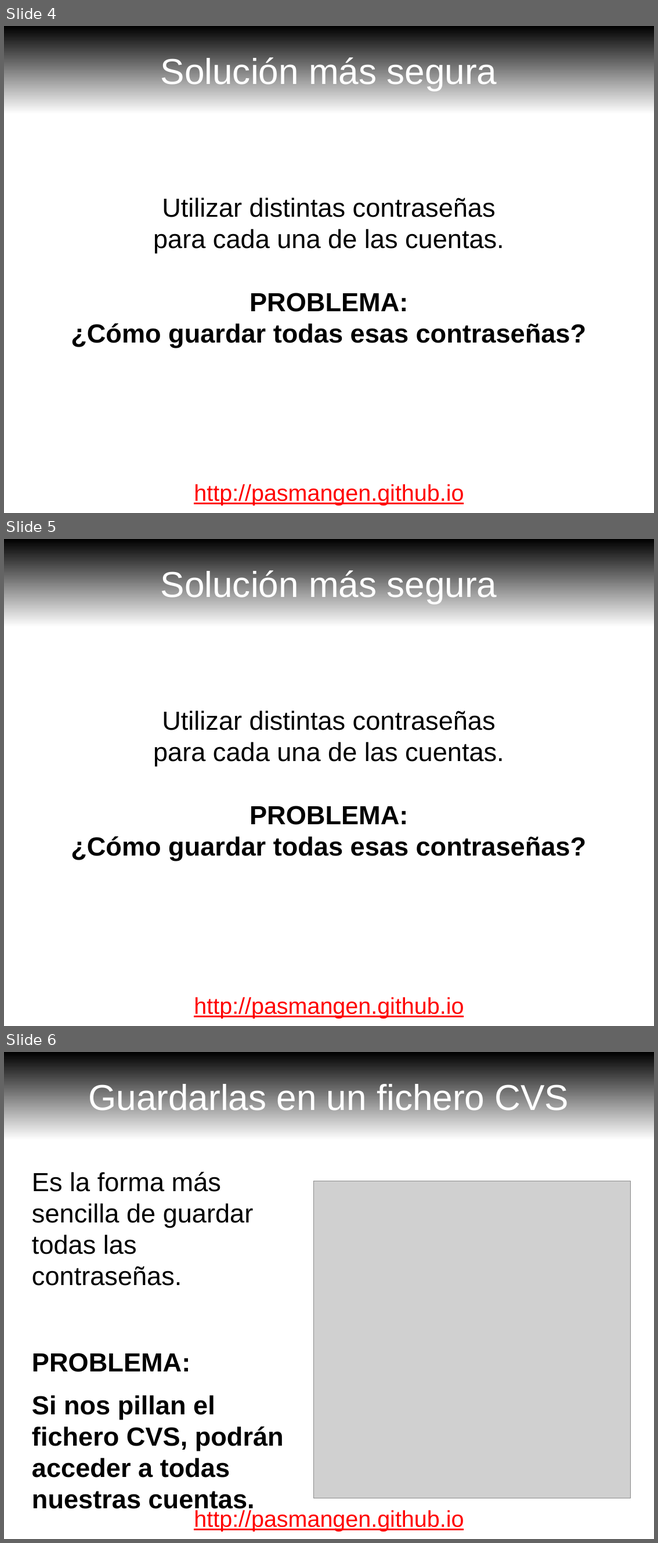
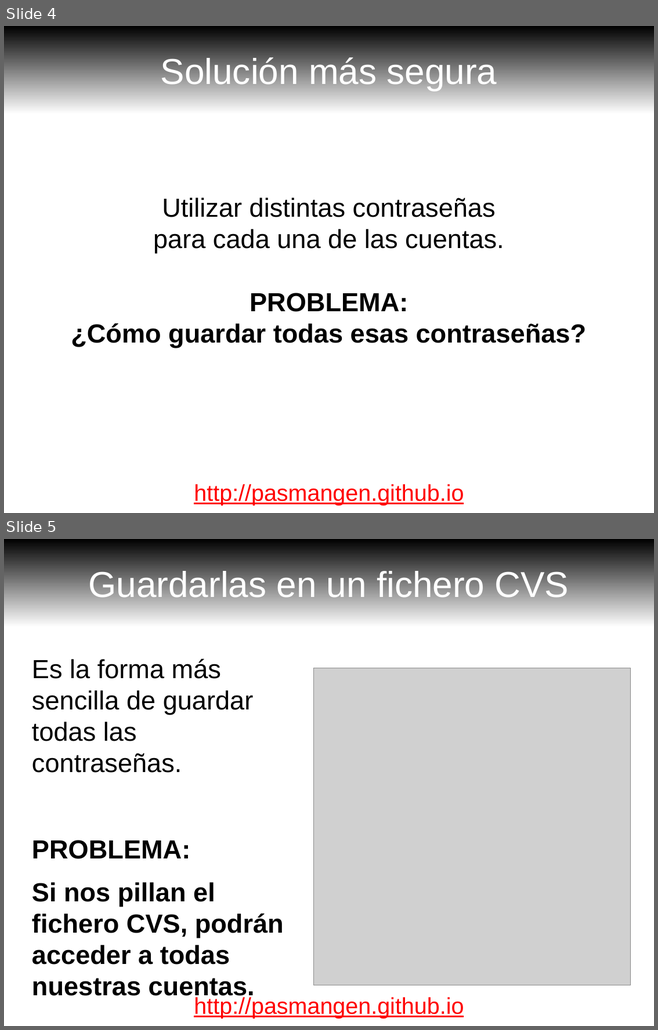
Before and after one commit to pasmangen/pasmangen.github.io, a slide deck: slides/pmg-password-manager-generator-es.odp. Shown one above the other, each under a label of ours: slides 4, 5 and 6 before the commit, slides 4 and 5 after it. The pictures are 658x1543 and 658x1030 pixels, drawn with LibreOffice and Linux fonts; fonts in the diff are those of the drawing; grey boxes stand for pictures. Boxes give left, top, right and bottom in pixels: in the first picture for what was removed or moved away, otherwise in the second. Text is boxed around its words. In the diff, an @@ line names an element or a change of style, - is before the commit and + after.

Commit message:
update slides

```diff
--- a/slides/pmg-password-manager-generator-es.odp
+++ b/slides/pmg-password-manager-generator-es.odp
@@ slide 5 removed at bbox=[4, 539, 654, 1026], background #FFFFFF @@
@@ title removed at bbox=[161, 569, 496, 604] @@
-Solución más segura
@@ subtitle removed at bbox=[71, 711, 586, 861] @@
-Utilizar distintas contraseñas
-para cada una de las cuentas.
-PROBLEMA:
-¿Cómo guardar todas esas contraseñas?
@@ text removed at bbox=[194, 997, 463, 1019] @@
-http://pasmangen.github.io
@@ what was slide 6 is now slide 5 @@
```
Also in this commit, not shown: 2 other files.
